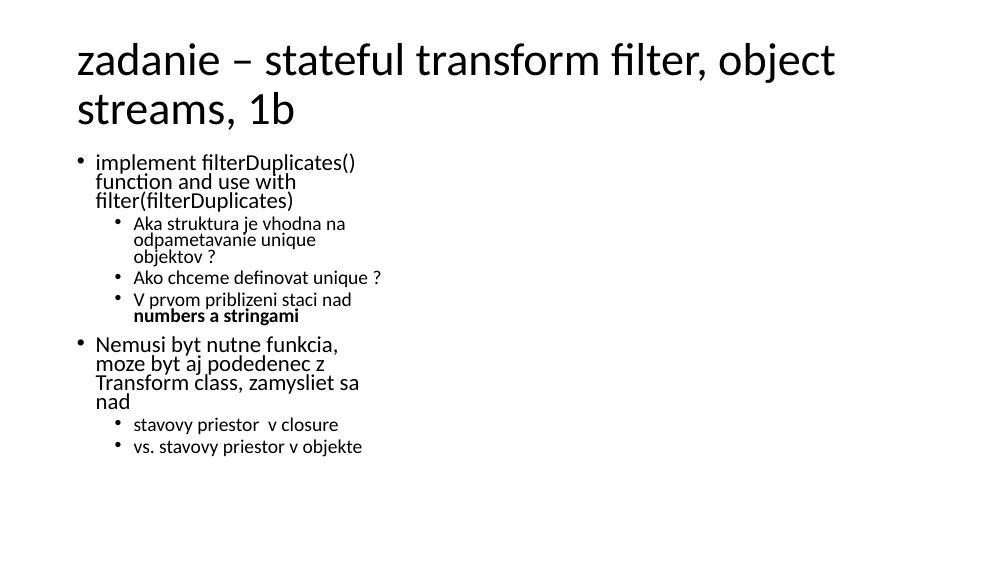
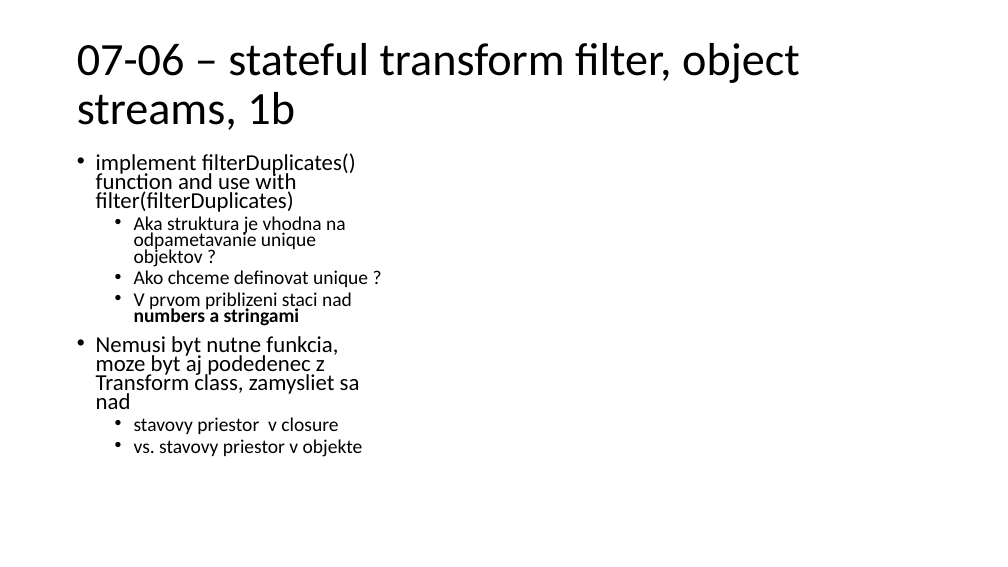
Before and after one commit to yimejky/wawjs, a slide deck: slide 8 of 07-cvicenie/cvicenie07.pptx. Drawn at 1008x567 pixels with LibreOffice and Linux fonts; fonts in the diff are those of the drawing. Boxes give left, top, right and bottom in pixels: in the first picture for what was removed or moved away, otherwise in the second. Text is boxed around its words. In the diff, an @@ line names an element or a change of style, - is before the commit and + after.

```diff
--- a/07-cvicenie/cvicenie07.pptx
+++ b/07-cvicenie/cvicenie07.pptx
@@ title at box(77, 43, 800, 130): text changed @@
-zadanie – stateful transform filter, object streams, 1b
+07-06 – stateful transform filter, object streams, 1b
```
Also in this commit, not shown: 3 other slides changed, 22 other files.
